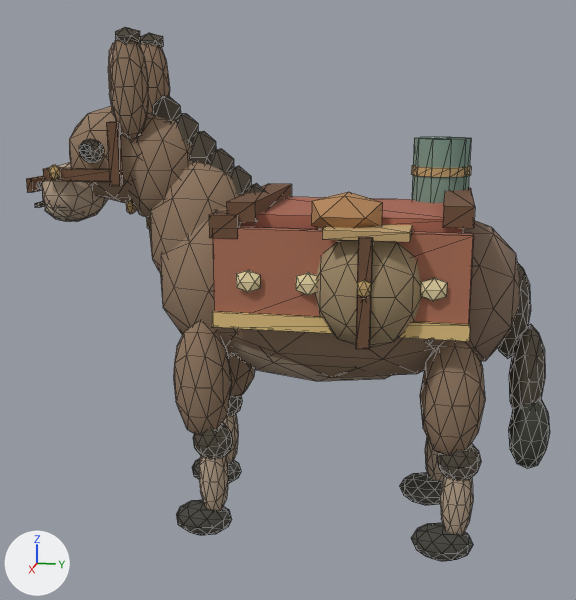
An edit to the glTF model client/public/assets/models/city/city-mule.glb, drawn before and after from the same camera.
One viewpoint serves both versions: a 50 mm camera at (2.97, 0.51, 1.66) aimed at (0.0, -0.08, 0.92). The lights are fixed; the arrows at lower left show +X, +Y and +Z. The older version comes first. Mesh edges are drawn as thin lines. Where no turn or scale is listed for an object, it has been applied to the vertices. Vertices at exactly the same position are counted once.

Script lines for the objects in view, before the commit:
```python
me_mesh_0 = bpy.data.meshes.new('Mesh_0')
me_mesh_0.from_pydata(...)  # 532 vertices, 936 faces; spans x -0.463..0.463, y -0.6..0.8, z 0.6..1.53
me_mesh_0.materials.append(mat_material_0)
me_mesh_3 = bpy.data.meshes.new('Mesh_3')
me_mesh_3.from_pydata(...)  # an icosphere of 80 faces spanning x -0.09..0.09, y -0.115..0.115, z -0.39..0.09; an icosphere of 80 faces spanning x -0.065..0.065, y -0.045..0.115, z -0.47..-0.31; an icosphere of 80 faces spanning x -0.05..0.05, y -0.025..0.095, z -0.715..-0.375; an icosphere of 80 faces spanning x -0.085..0.085, y -0.125..0.105, z -0.79..-0.66
me_mesh_3.materials.append(mat_material_0)
me_mesh_6 = bpy.data.meshes.new('Mesh_6')
me_mesh_6.from_pydata(...)  # 546 vertices, 992 faces; spans x -0.189..0.189, y -0.461..0.1, z -0.2..0.525
me_mesh_6.materials.append(mat_material_0)
ob_pack_body_mesh = bpy.data.objects.new('pack-body-mesh', me_mesh_0)
ob_pack_body_mesh.location = (0.0, 0.0, 0.0)
ob_pack_head_mesh = bpy.data.objects.new('pack-head-mesh', me_mesh_6)
ob_pack_head_mesh.location = (0.0, -0.62, 1.4)
ob_pack_leg_1__1_mesh = bpy.data.objects.new('pack-leg-1--1-mesh', me_mesh_3)
ob_pack_leg_1__1_mesh.location = (0.21, 0.56, 0.79)
# also in view: 'pack-leg--1-1-mesh' at (-0.21, -0.41, 0.44); 'pack-tail-mesh' at (0.05, 0.81, 0.71); 'pack-leg--1--1-mesh' at (-0.21, 0.52, 0.44); 'pack-leg-1-1-mesh' at (0.21, -0.38, 0.44); 'pack-neck-mesh' at (-0.05, -0.57, 1.28)
```
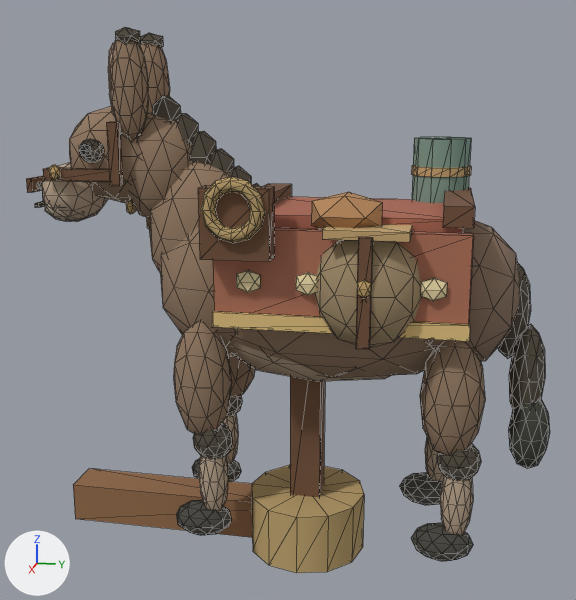
Boxes [x1, y1, x2, y2] around the edits, measured in the pictures (576 x 600 px):
'pack-drive-hub-mesh', added (brown)
    after: [252, 465, 364, 573]
'pack-drive-arm-mesh', added (brown)
    after: [73, 469, 253, 538]
'pack-drive-drop-mesh', added (brown)
    after: [290, 377, 325, 497]
part 1 of me_mesh_0, added (brown)
    after: [198, 185, 274, 262]
part 2 of me_mesh_0, added (brown)
    after: [201, 177, 265, 243]

Edits to the bpy script that builds the scene:
```text
Change me_mesh_0:
    used by ob_pack_body_mesh; location = (0.0, 0.0, 0.0)
    remove me_mesh_0.from_pydata(...)  # 532 vertices, 936 faces; spans x -0.463..0.463, y -0.6..0.8, z 0.6..1.53
    add me_mesh_0.from_pydata(...)  # 612 vertices, 1092 faces; spans x -0.463..0.463, y -0.6..0.8, z 0.6..1.53
    me_mesh_0 part 1: a new loose piece, a box spanning x 0.34..0.42, y -0.3..-0.06, z 1.15..1.39, in mat_material_0
    me_mesh_0 part 2: a new loose piece of 72 vertices spanning x 0.408..0.452, y -0.29..-0.07, z 1.21..1.43, in mat_material_0
Add me_mesh_10:
    me_mesh_10.from_pydata(...)  # a 12-sided cylinder along z spanning x -0.235..0.235, y -0.235..0.235, z -0.12..0.12
    me_mesh_10.materials.append(mat_material_0)
Add me_mesh_9:
    me_mesh_9.from_pydata(...)  # a box spanning x -0.06..0.06, y -0.06..0.06, z 0.0..1.0
    me_mesh_9.materials.append(mat_material_0)
Add me_mesh_8:
    me_mesh_8.from_pydata(...)  # a box spanning x -0.08..0.08, y -1.0..0.0, z -0.08..0.08
    me_mesh_8.materials.append(mat_material_0)
Add ob_pack_drive_hub_mesh:
    ob_pack_drive_hub_mesh = bpy.data.objects.new('pack-drive-hub-mesh', me_mesh_10)
    ob_pack_drive_hub_mesh.location = (0.0, 0.0, 0.0)
Add ob_pack_drive_drop_mesh:
    ob_pack_drive_drop_mesh = bpy.data.objects.new('pack-drive-drop-mesh', me_mesh_9)
    ob_pack_drive_drop_mesh.location = (0.0, 0.0, 0.0)
Add ob_pack_drive_arm_mesh:
    ob_pack_drive_arm_mesh = bpy.data.objects.new('pack-drive-arm-mesh', me_mesh_8)
    ob_pack_drive_arm_mesh.location = (0.0, 0.0, 0.0)
```
